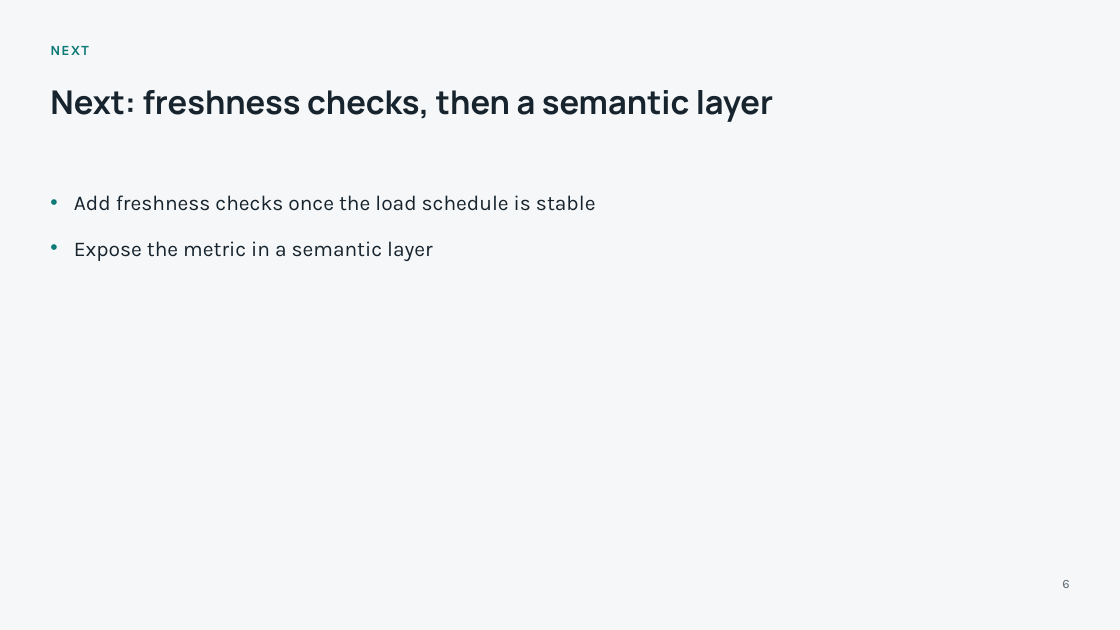
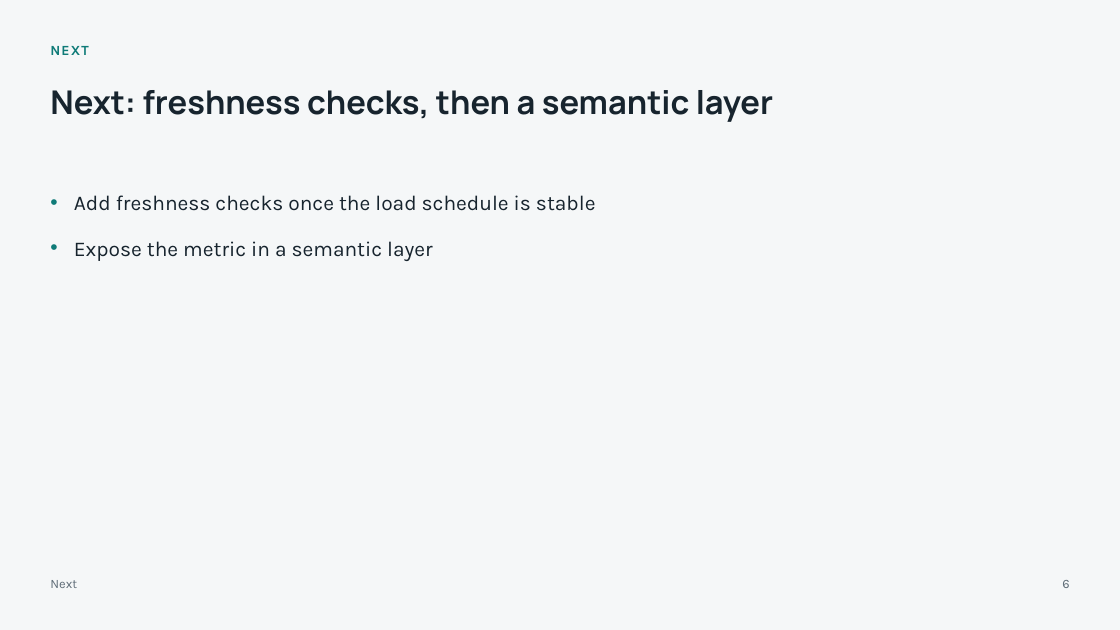
Before and after one commit to vinivaliati/vinivaliati-ai-template, a slide deck: slide 6 of skills/presentations/assets/technical.pptx. Drawn at 1120x630 pixels with LibreOffice and Linux fonts; fonts in the diff are those of the drawing. Boxes give left, top, right and bottom in pixels: in the first picture for what was removed or moved away, otherwise in the second. Text is boxed around its words. In the diff, an @@ line names an element or a change of style, - is before the commit and + after.

```diff
--- a/skills/presentations/assets/technical.pptx
+++ b/skills/presentations/assets/technical.pptx
@@ text added at <box>50,580,77,588</box>, 11 pt, text #5E6C77 @@
+Next
```
Also in this commit, not shown: 3 other slides changed, 29 other files.
